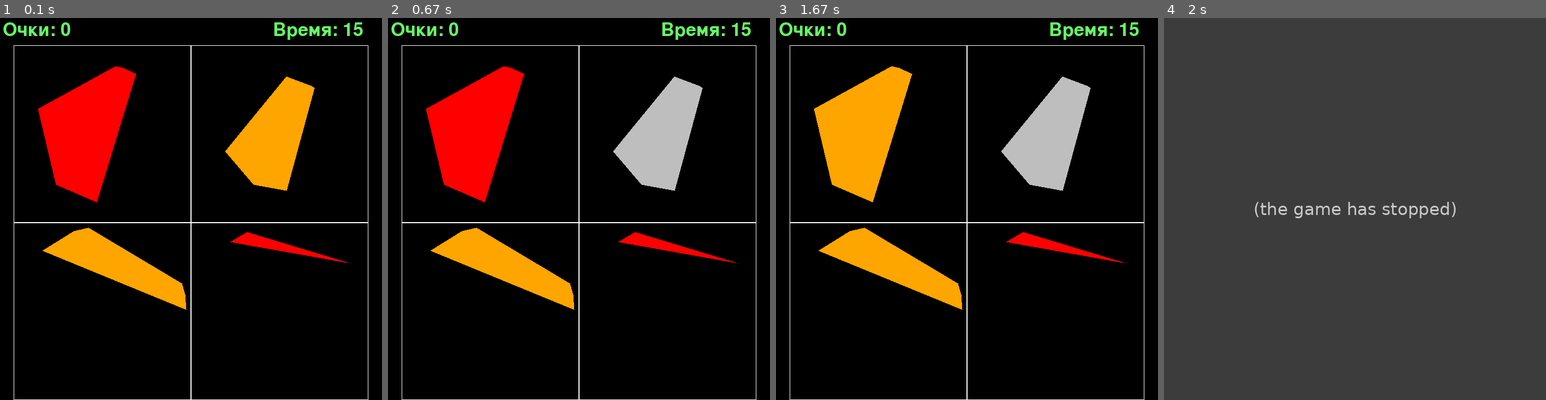
Above: before the commit, frames 1-4 (left to right).
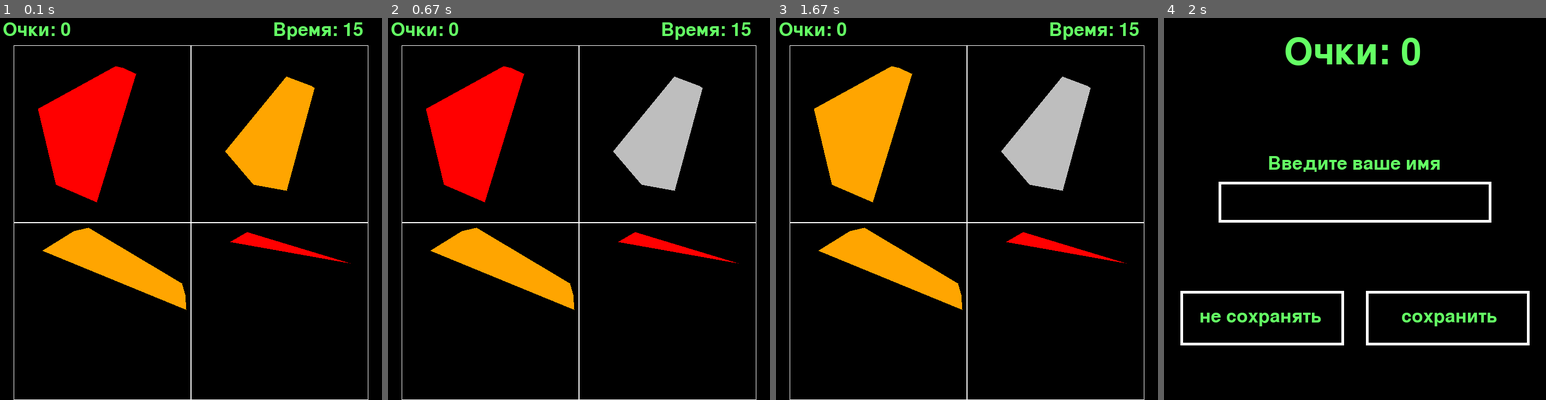
Above: after the commit, the same moments.

Repository: megadubcev/pygameProject
Game: pygame game, started from shape.py
Same seed, same stepped clock (60 frames per second), same inputs: the game is played once before the commit and once after it.
Inputs (mouse positions are in pixels of both pictures, inside the frame that each line leads up to):
- Up to frame 1 (0.1 s): no input
- Up to frame 2 (0.67 s): click (579, 209) at 0.38 s
- Up to frame 3 (1.67 s): no input
- Up to frame 4 (2 s): no input

Frames 1-3 are identical in both runs. In frame 4, 100% of the frame differs, in the area x 0-100%, y 0-100%.
Before the commit the program exited at 1.87 s; later frames show no game.

Commit message:
конец + сохранение

Diff:
--- a/shape.py
+++ b/shape.py
@@ -14,6 +14,7 @@
 clock = pygame.time.Clock();
 pygame.display.flip()
 
+global screen_rect
 screen_rect = (0, 0, widthS, heightS)
 
 all_sprites = pygame.sprite.Group()
@@ -25,6 +26,7 @@
 
 
 class Particle(pygame.sprite.Sprite):
+    global screen_rect
     # сгенерируем частицы разного размера
     # fire = [load_image("star.png")]
     fire = [pygame.image.load("star.png")]
@@ -281,15 +283,99 @@
     print("a")
 
 
-global victory
-victory = True
-global score
-score = 0
-razmer = 2
-i = 0
-while victory:
-    if i == razmer:
-        razmer += 1
-        i = 0
-    newBoard(razmer)
-    i += 1
+def play():
+    global victory
+    victory = True
+    global score
+    score = 0
+    razmer = 2
+    i = 0
+    while victory:
+        if i == razmer:
+            razmer += 1
+            i = 0
+        newBoard(razmer)
+        i += 1
+    end()
+
+
+def begin():
+    pass
+
+def drawMenu():
+    pass
+
+
+
+def end():
+    global score, name
+    name = ''
+    save_rect = pygame.Rect(370, 500, 300, 100)
+    not_save_rect = pygame.Rect(30, 500, 300, 100)
+    drawEnd()
+
+    running = True
+    while running:
+        for event in pygame.event.get():
+            if event.type == pygame.QUIT:
+                terminate()
+            if event.type == pygame.MOUSEBUTTONDOWN:
+                if event.button == 1:
+                    mouse_rect = pygame.Rect(event.pos[0], event.pos[1], 1, 1)
+                    if save_rect.contains(mouse_rect):
+                        saveRecord()
+                    elif not_save_rect.contains(mouse_rect):
+                        print("not save")
+
+            if event.type == pygame.KEYDOWN:
+                print(event)
+                if event.unicode == '\x08':
+                    if name:
+                        name = name[0: -1]
+                        drawEnd()
+                elif event.unicode == '\r':
+                    saveRecord()
+                elif len(name) < 10:
+                    name += event.unicode
+                    drawEnd()
+
+            pygame.display.flip()
+
+def drawEnd():
+    global score, name
+    screen.fill((0, 0, 0))
+    font1 = pygame.font.Font(None, 100)
+    font2 = pygame.font.Font(None, 50)
+    textScore = font1.render("Очки: " + str(score), 1, (100, 255, 100))
+    screen.blit(textScore, ((700 - 37 * len("Очки: " + str(score))) // 2, 30))
+
+    textVvedite = font2.render("Введите ваше имя", 1, (100, 255, 100))
+    screen.blit(textVvedite, (190, 250))
+
+    textName = font2.render(name, 1, (100, 255, 100))
+    screen.blit(textName, (110, 320))
+
+    textSave = font2.render("сохранить", 1, (100, 255, 100))
+    screen.blit(textSave, (435, 530))
+
+    textNotSave = font2.render("не сохранять", 1, (100, 255, 100))
+    screen.blit(textNotSave, (65, 530))
+
+    name_rect = pygame.Rect(100, 300, 500, 75)
+    pygame.draw.rect(screen, pygame.Color("white"), name_rect, 5)
+
+    save_rect = pygame.Rect(370, 500, 300, 100)
+    pygame.draw.rect(screen, pygame.Color("white"), save_rect, 5)
+
+    not_save_rect = pygame.Rect(30, 500, 300, 100)
+    pygame.draw.rect(screen, pygame.Color("white"), not_save_rect, 5)
+    pygame.display.flip()
+
+
+def saveRecord():
+    global score, name
+    f = open("records", 'a', encoding="utf8")
+    f.write(name + " " + str(score) + "\n")
+
+
+play()
Not shown, added: records
